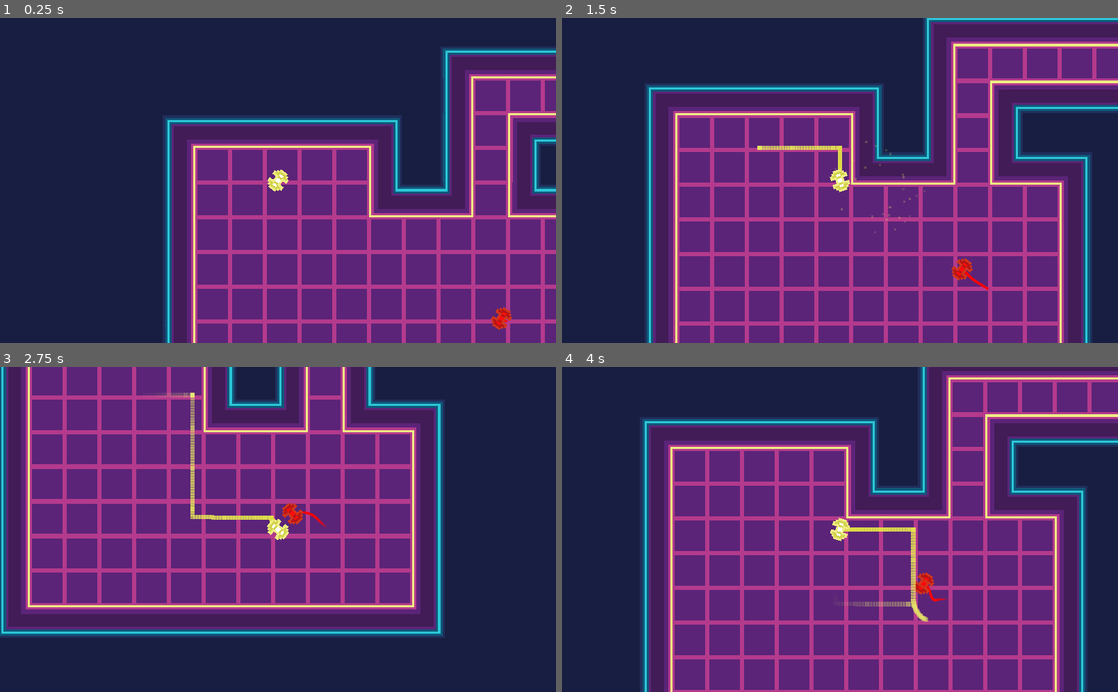
Above: before the commit, frames 1-4 (two rows, left to right).
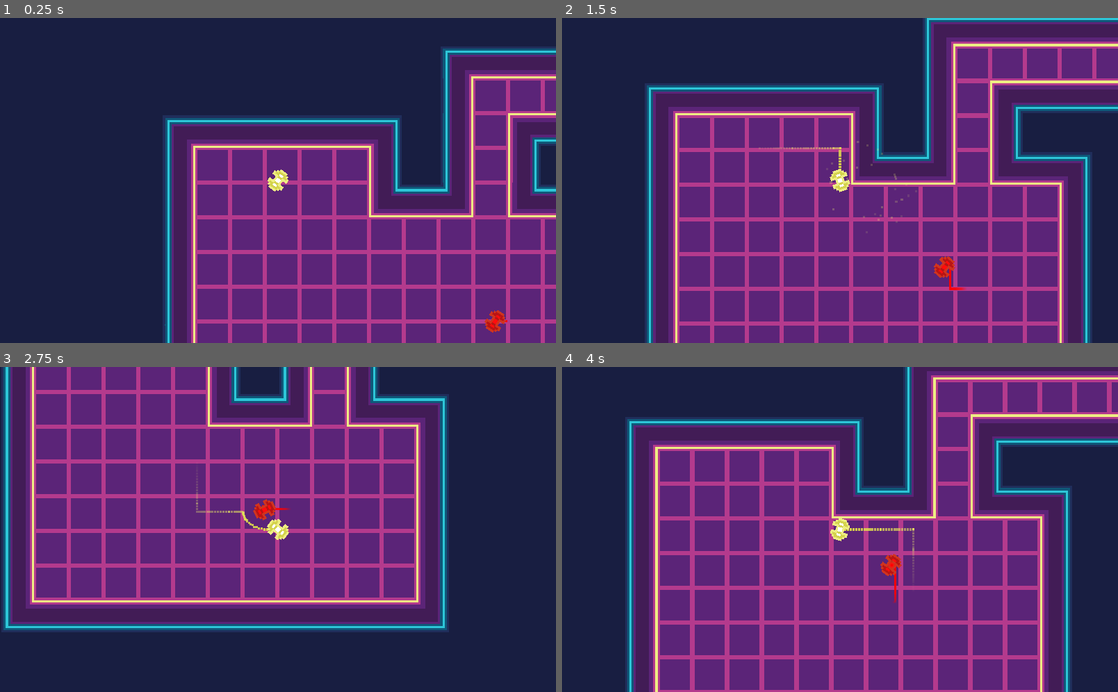
Above: after the commit, the same moments.

Repository: kosinaz/loop-breakerz
Game: Godot game, scene res://map.tscn
The game is run twice, just before and just after one commit, with the same random seed, the same clock (stepped at 60 frames per second) and the same inputs.
Inputs (mouse positions are in pixels of both pictures, inside the frame that each line leads up to):
- Up to frame 1 (0.25 s): no input
- Up to frame 2 (1.5 s): move the mouse to (962, 164) at 0.52 s; hold Right (ui_right) 0.53-1.28 s; click (962, 164) at 0.67 s; move the mouse to (728, 196) at 1.27 s; hold Down (ui_down) from 1.28 s (still down)
- Up to frame 3 (2.75 s): move the mouse to (333, 458) at 2.02 s; release Down (ui_down) at 2.03 s; hold Right (ui_right) from 2.03 s (still down)
- Up to frame 4 (4 s): move the mouse to (812, 594) at 2.77 s; release Right (ui_right) at 2.78 s; hold Up (ui_up) 2.78-3.53 s; click (812, 594) at 2.92 s; move the mouse to (1006, 578) at 3.52 s; hold Left (ui_left) from 3.53 s (still down)

The runs differ from the first frame. In frame 1, 0.2% of the frame differs, in the area x 87-93%, y 88-97%; in frame 2, 0.8%; in frame 3, 33%, in the area x 0-81%, y 0-84%; in frame 4, 28%.

Commit message:
update skipper movement

Diff:
--- a/Loop Breakerz/looper.tscn
+++ b/Loop Breakerz/looper.tscn
@@ -23,11 +23,9 @@
 shape = SubResource( 1 )
 
 [node name="CPUParticles2D" type="CPUParticles2D" parent="."]
-amount = 128
-lifetime = 2.0
+amount = 64
 local_coords = false
 gravity = Vector2( 0, 0 )
-scale_amount = 2.0
 color = Color( 0.933333, 0.929412, 0.513726, 1 )
 color_ramp = SubResource( 2 )
 
--- a/Loop Breakerz/skipper.gd
+++ b/Loop Breakerz/skipper.gd
@@ -1,7 +1,7 @@
 extends KinematicBody2D
 
 # Declare variables
-var speed = 10
+var speed = 20
 var shoot_cooldown = 1.0 # Time between shots
 var velocity = Vector2()
 var target_player = null  # The player to chase
@@ -9,27 +9,60 @@
 
 onready var timer = $Timer  # Assuming the Timer node is a child of the enemy node
 
+# Movement direction (up, down, left, right)
+var move_direction = Vector2()
+
+# Maximum distance before changing direction
+var direction_change_distance = 8
+
+# Last position the enemy was at
+var last_position = Vector2()
+
+# Timer to change direction
+var direction_change_timer = 0.0
+
 # Setup enemy's timer
 func _ready():
 	# Find the player node, assuming it's in the scene tree
 	target_player = get_node("/root/Map/Looper")
 	timer.start(shoot_cooldown)
 
-func _process(_delta):
+func _process(delta):
 	# Make the enemy chase the player
 	if target_player:
-		 # Calculate the direction vector to the player
+		# Calculate the direction vector to the player
 		var direction_to_player = (target_player.global_position - global_position).normalized()
 
-		# Set rotation to face the player
+		# Determine the closest cardinal direction (up, down, left, right)
+		# Get the absolute X and Y distances to the player
+		var x_distance = abs(direction_to_player.x)
+		var y_distance = abs(direction_to_player.y)
+
+		# Determine the cardinal direction based on which axis has the greater distance
+		if x_distance > y_distance:
+			# Move left or right
+			if direction_to_player.x > 0:
+				move_direction = Vector2(1, 0)  # Move right
+			else:
+				move_direction = Vector2(-1, 0)  # Move left
+		else:
+			# Move up or down
+			if direction_to_player.y > 0:
+				move_direction = Vector2(0, 1)  # Move down
+			else:
+				move_direction = Vector2(0, -1)  # Move up
+
+		# Move the enemy
+		velocity = move_direction * speed
+		move_and_slide(velocity)
+
+		# Rotate the enemy to face the player
 		rotation = direction_to_player.angle()
 
-		# Calculate movement velocity towards the player
-		velocity = direction_to_player * speed
-
-		# Move the enemy
-		# warning-ignore:return_value_discarded
-		move_and_slide(velocity)
+	# Check if the enemy has moved at least 8 pixels from its last position
+	if global_position.distance_to(last_position) >= direction_change_distance:
+		# Update the last position
+		last_position = global_position  # Update last position
 
 func _on_timer_timeout():
 	# Shoot at the player (implement projectile spawn or action here)
--- a/Loop Breakerz/skipper.tscn
+++ b/Loop Breakerz/skipper.tscn
@@ -20,9 +20,7 @@
 shape = SubResource( 1 )
 
 [node name="CPUParticles2D" type="CPUParticles2D" parent="."]
-scale = Vector2( 10, 10 )
 amount = 128
-lifetime = 2.0
 local_coords = false
 gravity = Vector2( 0, 0 )
 color = Color( 1, 0, 0, 1 )
